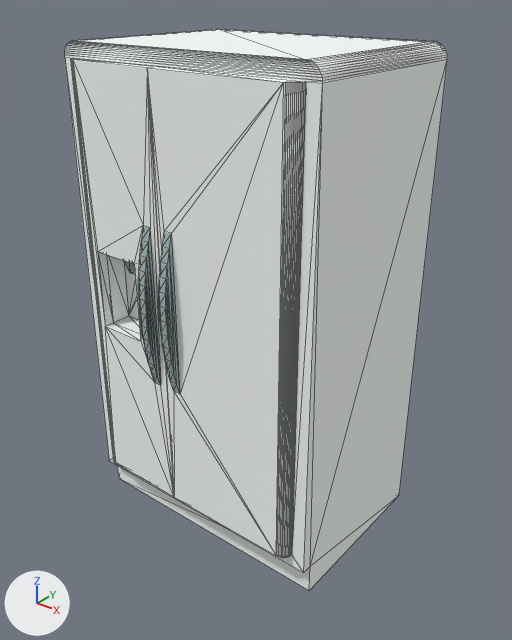
One commit to the glTF model assets/props/furniture/kitchenFridgeLarge.glb: the scene before it, then after it.
Before and after are seen from a 50 mm camera at (1.043, -0.809, 1.016) aimed at (0.284, 0.139, 0.428). Arrows for +X, +Y and +Z are at lower left; the lights stay in place. The first picture is the older version. Mesh edges are drawn as thin lines. Vertices at exactly the same position are counted once.

The first picture shows 'doorLeft', 'doorRight', 'kitchenFridgeLarge(Clone)'.
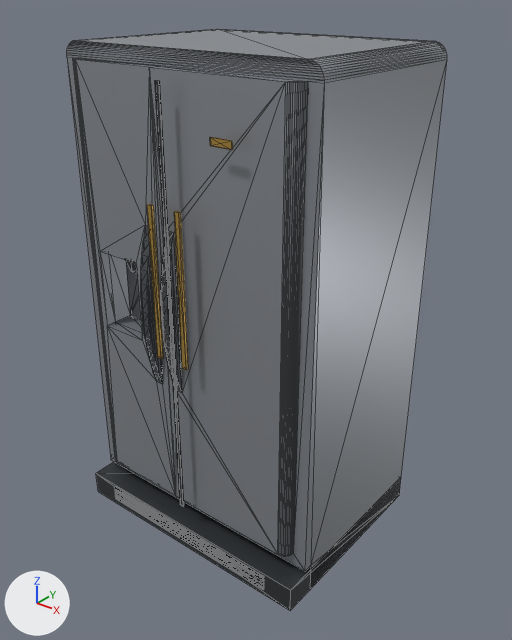
Location of each change, [x1, y1, x2, y2] in pixels of the pictures (512 x 640 px):
'kitchenFridgeLarge(Clone)', reshaped, moved, rescaled
    before: [65, 29, 447, 590]
    after: [67, 29, 447, 610]
'doorRight', recoloured, moved, rescaled
    before: [147, 67, 306, 558]
    after: [149, 66, 308, 556]
'doorLeft', recoloured, moved, rescaled
    before: [70, 58, 174, 497]
    after: [73, 58, 176, 496]
part 1 of me_mesh_kitchenfridgelarge, added
    after: [96, 462, 401, 610]
part 2 of me_mesh_kitchenfridgelarge, added
    after: [155, 80, 184, 506]
part 3 of me_mesh_kitchenfridgelarge, added
    after: [116, 498, 264, 590]
part 4 of me_mesh_kitchenfridgelarge, added
    after: [115, 495, 264, 587]
part 5 of me_mesh_kitchenfridgelarge, added
    after: [115, 492, 264, 584]
part 6 of me_mesh_kitchenfridgelarge, added
    after: [115, 490, 264, 581]
part 7 of me_mesh_kitchenfridgelarge, added
    after: [115, 487, 264, 578]
part 8 of me_mesh_kitchenfridgelarge, added
    after: [210, 137, 233, 150]
part 9 of me_mesh_kitchenfridgelarge, added (orange)
    after: [147, 204, 163, 359]
part 10 of me_mesh_kitchenfridgelarge, added (orange)
    after: [174, 211, 188, 370]
part 11 of me_mesh_kitchenfridgelarge, recoloured (white to grey)
    both: [67, 29, 447, 589]
part 12 of me_mesh_doorleft, recoloured
    both: [73, 58, 174, 495]
part 13 of me_mesh_doorleft, recoloured (grey to dark grey)
    both: [126, 226, 161, 383]
part 14 of me_mesh_doorright, recoloured (grey to dark grey)
    both: [161, 233, 180, 392]
part 15 of me_mesh_doorright, recoloured
    both: [149, 67, 306, 556]

Edits to the bpy script that builds the scene:
```text
Add mat_steel_007:
    mat_steel_007 = principled_material('steel.007')
    mat_steel_007.base_color = (0.32, 0.34, 0.37)  # grey #999ea4
    mat_steel_007.metallic = 0.5
    mat_steel_007.roughness = 0.4
Change me_mesh_kitchenfridgelarge:
    remove me_mesh_kitchenfridgelarge.from_pydata(...)  # 76 vertices, 148 faces; spans x 0.0..0.52, y -0.02..0.342, z 0.0..0.92
    add me_mesh_kitchenfridgelarge.from_pydata(...)  # 156 vertices, 268 faces; spans x 0.0..0.52, y -0.069..0.342, z 0.0..0.92
    me_mesh_kitchenfridgelarge part 1: a new loose piece, a box spanning x 0.0..0.52, y -0.064..0.342, z 0.0..0.05, in mat_gunmetaldark_007 (dark grey #383c3f)
    me_mesh_kitchenfridgelarge part 2: a new loose piece, a box spanning x 0.256..0.264, y -0.0646..-0.0626, z 0.1..0.88, in mat_gunmetaldark_007 (dark grey #383c3f)
    me_mesh_kitchenfridgelarge part 3: a new loose piece, a box spanning x 0.06..0.46, y -0.0646..-0.0616, z 0.012..0.015, in mat_gunmetal_007 (dark grey #595d63)
    me_mesh_kitchenfridgelarge part 4: a new loose piece, a box spanning x 0.06..0.46, y -0.0646..-0.0616, z 0.019..0.022, in mat_gunmetal_007 (dark grey #595d63)
    me_mesh_kitchenfridgelarge part 5: a new loose piece, a box spanning x 0.06..0.46, y -0.0646..-0.0616, z 0.026..0.029, in mat_gunmetal_007 (dark grey #595d63)
    me_mesh_kitchenfridgelarge part 6: a new loose piece, a box spanning x 0.06..0.46, y -0.0646..-0.0616, z 0.033..0.036, in mat_gunmetal_007 (dark grey #595d63)
    me_mesh_kitchenfridgelarge part 7: a new loose piece, a box spanning x 0.06..0.46, y -0.0646..-0.0616, z 0.04..0.043, in mat_gunmetal_007 (dark grey #595d63)
    me_mesh_kitchenfridgelarge part 8: a new loose piece, a box spanning x 0.36..0.4, y -0.0646..-0.0626, z 0.8..0.812, in mat_brass_007 (orange #c49e4b)
    me_mesh_kitchenfridgelarge part 9: a new loose piece, a box spanning x 0.225..0.235, y -0.0686..-0.0636, z 0.414..0.69, in mat_brass_007 (orange #c49e4b)
    me_mesh_kitchenfridgelarge part 10: a new loose piece, a box spanning x 0.285..0.295, y -0.0686..-0.0636, z 0.414..0.69, in mat_brass_007 (orange #c49e4b)
    me_mesh_kitchenfridgelarge part 11: 148 faces spanning x 0.0..0.52, y -0.02..0.342, z 0.0..0.92 switch from mat_metallight (white #f8fdfa) to mat_steel_007 (grey #999ea4)
    add me_mesh_kitchenfridgelarge.materials.append(mat_gunmetaldark_007)  # dark grey #383c3f
    add me_mesh_kitchenfridgelarge.materials.append(mat_gunmetal_007)  # dark grey #595d63
    add me_mesh_kitchenfridgelarge.materials.append(mat_brass_007)  # orange #c49e4b
Change me_mesh_doorleft:
    where me_mesh_doorleft.from_pydata(...)  # 76 vertices, 160 faces; spans x 0.0..0.193, y -0.044..0.04, z -0.403..0.403
    used by ob_doorleft; parent = ob_kitchenfridgelarge_clone; location = (0.0268, -0.02, 0.49)
    me_mesh_doorleft part 12: all 110 faces that had it switch from mat_metallight (white #f8fdfa) to mat_steel_007 (grey #999ea4)
    me_mesh_doorleft part 13: all 50 faces that had it switch from mat_metalmedium (grey #a4b6b6) to mat_gunmetal_007 (dark grey #595d63)
Change me_mesh_doorright:
    where me_mesh_doorright.from_pydata(...)  # 56 vertices, 108 faces; spans x -0.273..0.0, y -0.044..0.0, z -0.403..0.403
    used by ob_doorright; parent = ob_kitchenfridgelarge_clone; location = (0.493, -0.02, 0.49)
    me_mesh_doorright part 14: all 46 faces that had it switch from mat_metalmedium (grey #a4b6b6) to mat_gunmetal_007 (dark grey #595d63)
    me_mesh_doorright part 15: all 62 faces that had it switch from mat_metallight (white #f8fdfa) to mat_steel_007 (grey #999ea4)
Change ob_kitchenfridgelarge_clone:
    ob_kitchenfridgelarge_clone.location: (0.0, 0.0, 0.0) -> (0.0, 0.004, 0.0)
    ob_kitchenfridgelarge_clone.scale: (1.0, 1.0, 1.0) -> (1.0, 0.988, 1.0)
```
